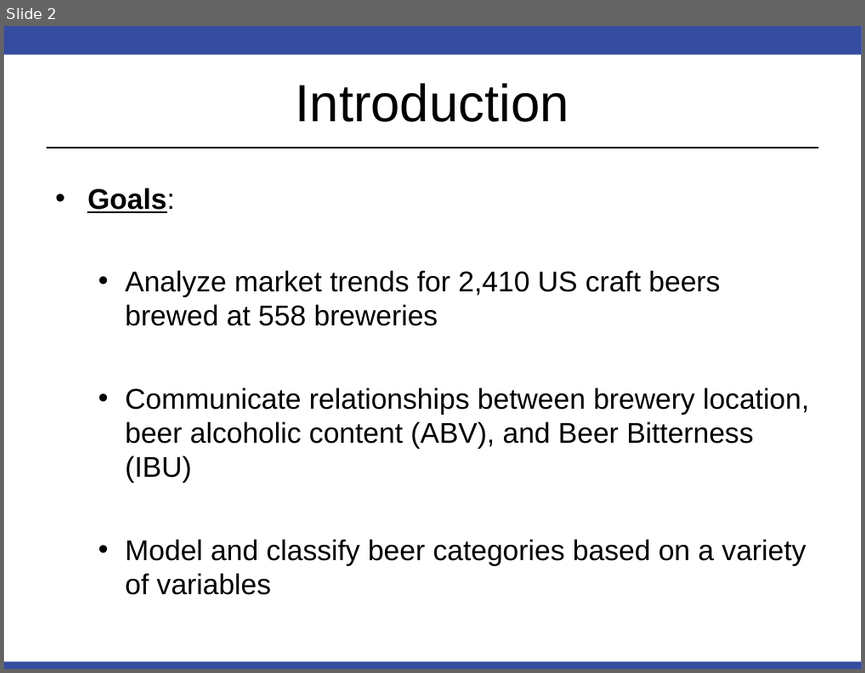
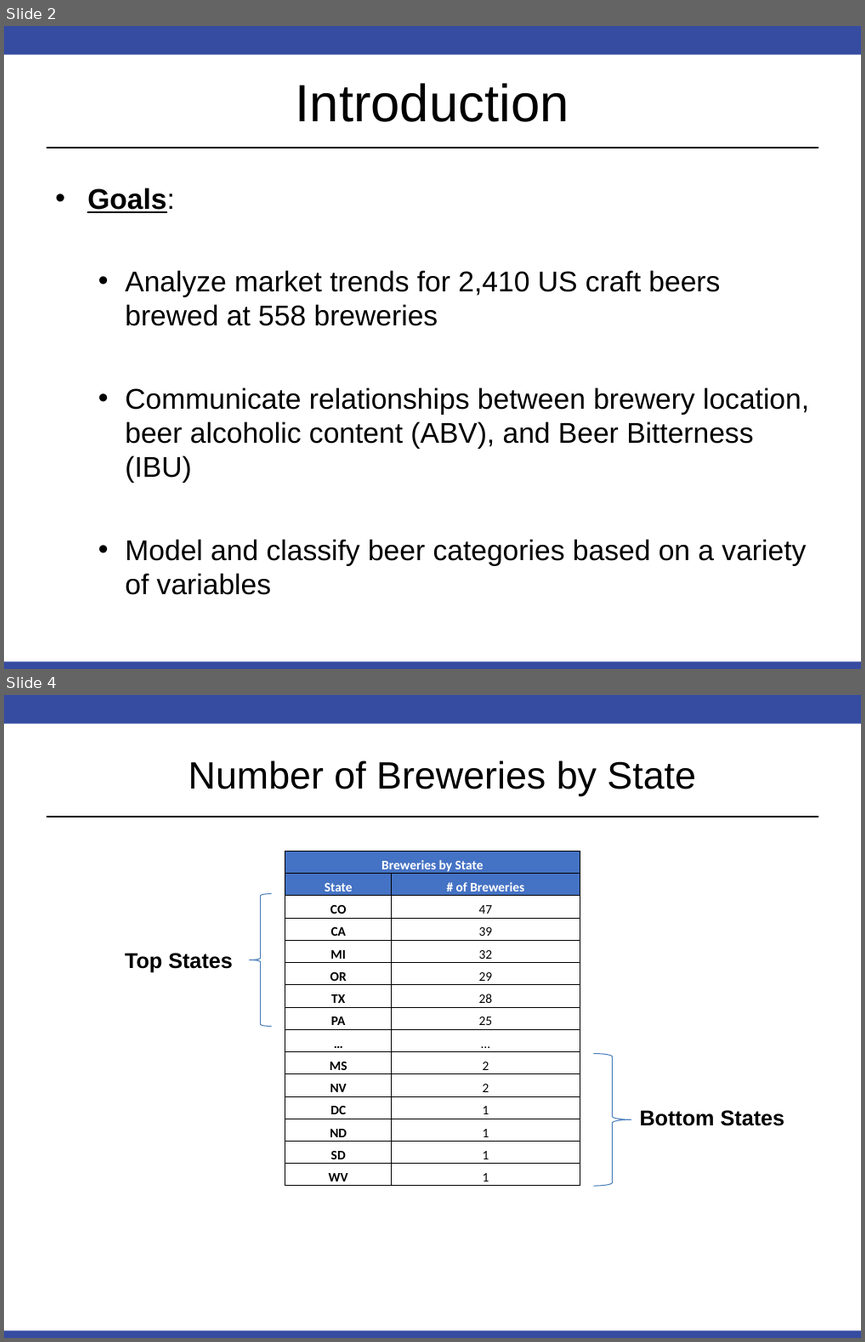
Before and after one commit to olmosjorge28/MDS_6306_CASE_STUDY_1, a slide deck: Project_1_Presentation.pptx. Shown one above the other, each under a label of ours: slide 2 before the commit, slides 2 and 4 after it; the slides between them are not shown. The pictures are 865x673 and 865x1342 pixels, drawn with LibreOffice and Linux fonts; fonts in the diff are those of the drawing. Boxes give left, top, right and bottom in pixels: in the first picture for what was removed or moved away, otherwise in the second. Text is boxed around its words. In the diff, an @@ line names an element or a change of style, - is before the commit and + after.

```diff
--- a/Project_1_Presentation.pptx
+++ b/Project_1_Presentation.pptx
@@ slide 4 added at (4,695,861,1338), background #FFFFFF; not listed: 3 template elements that a slide beside it also shows @@
@@ title added at (188,760,696,796), 32 pt, text #000000 @@
+Number of Breweries by State
@@ table added at (285,851,579,1189), 15 rows, 2 columns @@
+Breweries by State | 
+State | # of Breweries
+CO | 47
+CA | 39
+MI | 32
+OR | 29
+TX | 28
+PA | 25
+… | …
+MS | 2
+NV | 2
+DC | 1
+ND | 1
+SD | 1
+WV | 1
@@ left brace added at (249,894,271,1027), outline #4B7EBC 0.75 pt @@
@@ text added at (125,953,233,973), 18 pt, text #000000, bold @@
+Top States
@@ right brace added at (594,1053,631,1185), outline #4B7EBC 0.75 pt @@
@@ text added at (640,1110,785,1126), 18 pt, text #000000, bold @@
+Bottom States
```
Also in this commit, not shown: 3 other slides added, 3 slides removed.
